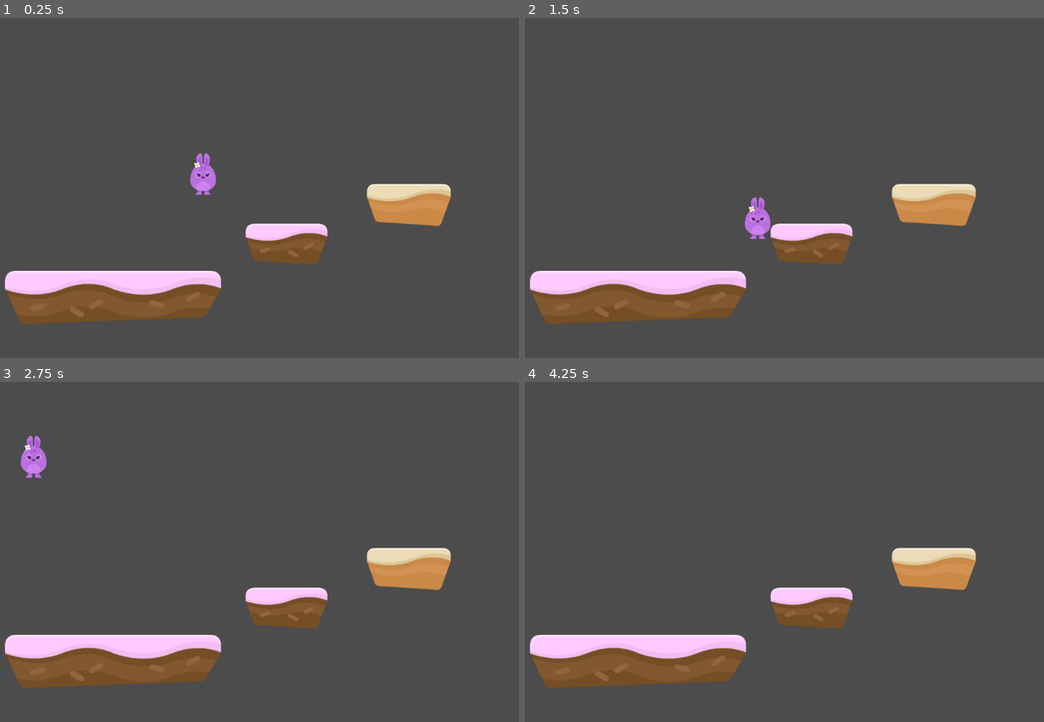
Above: before the commit, frames 1-4 (two rows, left to right).
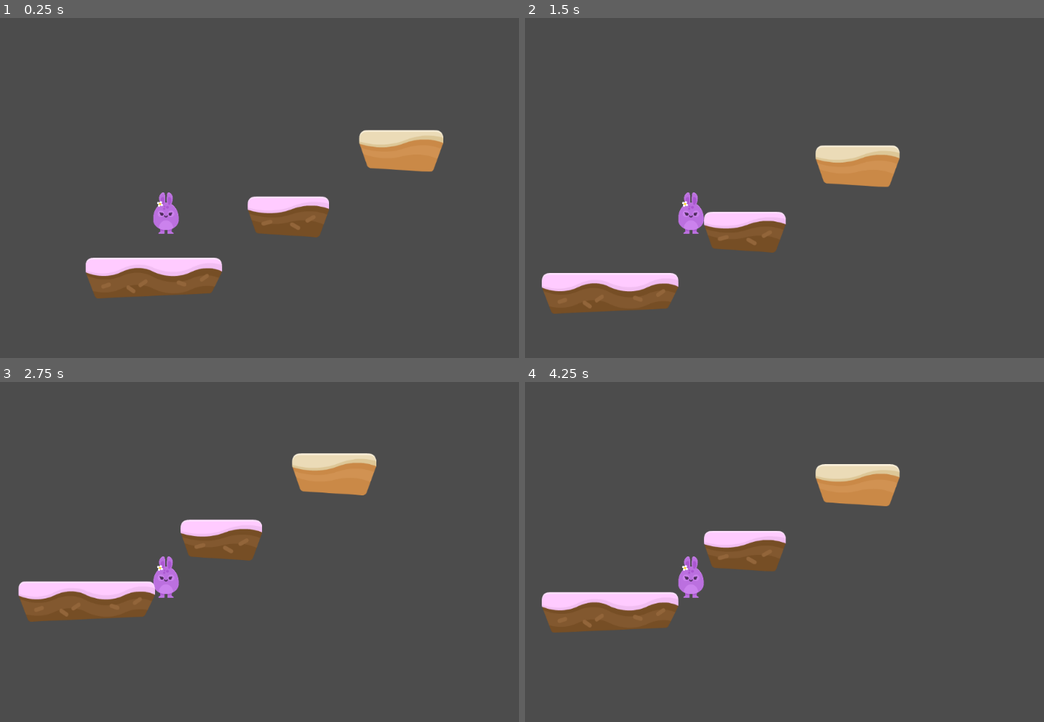
Above: after the commit, the same moments.

Repository: NipeaTmiK/Hoppy_game
Game: Godot game, scene res://Hoppy-Days-Assets/Scenes/Levels/Level 1.tscn
The game is run twice, just before and just after one commit, with the same random seed, the same clock (stepped at 60 frames per second) and the same inputs.
Inputs:
- Up to frame 1 (0.25 s): no input
- Up to frame 2 (1.5 s): hold D (right) from 0.53 s (still down); tap Space (jump) at 0.6, 0.77, 1.07, 1.35 s; tap Enter at 1.25 s
- Up to frame 3 (2.75 s): tap Space (jump) at 1.52, 1.82, 2.1 s; release D (right) at 2.03 s; hold A (left) from 2.03 s (still down)
- Up to frame 4 (4.25 s): release A (left) at 2.78 s; hold D (right) from 2.78 s (still down); tap Space (jump) at 2.85, 3.02, 3.32, 3.6, 3.77, 4.07 s

The runs differ from the first frame. In frame 1, 14% of the frame differs, in the area x 0-87%, y 32-90%; in frame 2, 11%; in frame 3, 16%, in the area x 0-87%, y 15-90%; in frame 4, 16%.

Commit message:
Update Ver. 2

Diff:
--- a/Hoppy-Days-Assets/GFX/Environment/Platfrom/Platfrom.tscn
+++ b/Hoppy-Days-Assets/GFX/Environment/Platfrom/Platfrom.tscn
@@ -4,7 +4,7 @@
 [ext_resource path="res://Hoppy-Days-Assets/GFX/Environment/ground_cake.png" type="Texture" id=2]
 
 [sub_resource type="RectangleShape2D" id=1]
-extents = Vector2( 195.55, 36.0591 )
+extents = Vector2( 109.702, 28.6245 )
 
 [node name="KinematicBody2D" type="KinematicBody2D"]
 script = ExtResource( 1 )
@@ -13,9 +13,10 @@
 }
 
 [node name="Sprite" type="Sprite" parent="."]
-position = Vector2( 0.724854, 0.478638 )
+position = Vector2( -69.1866, 11.9187 )
+scale = Vector2( 0.632045, 0.756595 )
 texture = ExtResource( 2 )
 
 [node name="CollisionShape2D" type="CollisionShape2D" parent="."]
-position = Vector2( 0.724854, -7.54947 )
+position = Vector2( -67.9153, 7.70395 )
 shape = SubResource( 1 )
--- a/Hoppy-Days-Assets/GFX/Environment/Platfrom/Platfrom2.tscn
+++ b/Hoppy-Days-Assets/GFX/Environment/Platfrom/Platfrom2.tscn
@@ -11,12 +11,13 @@
 }
 
 [node name="Sprite" type="Sprite" parent="."]
+position = Vector2( 0, -1.68657 )
 
 [node name="ground_sand_small" type="Sprite" parent="Sprite"]
-position = Vector2( 456.284, 242.218 )
+position = Vector2( 4.28333, -4.02098 )
 scale = Vector2( 0.737449, 0.737449 )
 texture = ExtResource( 1 )
 
 [node name="CollisionShape2D" type="CollisionShape2D" parent="."]
-position = Vector2( 453.156, 242.802 )
+position = Vector2( 2.84238, -1.75027 )
 shape = SubResource( 1 )
--- a/Hoppy-Days-Assets/GFX/Environment/Platfrom/Platfrom3.tscn
+++ b/Hoppy-Days-Assets/GFX/Environment/Platfrom/Platfrom3.tscn
@@ -6,6 +6,7 @@
 extents = Vector2( 61.5789, 30.4309 )
 
 [node name="KinematicBody2D" type="KinematicBody2D"]
+position = Vector2( 68.1981, 38.5468 )
 __meta__ = {
 "_edit_group_": true
 }
@@ -13,10 +14,10 @@
 [node name="Sprite" type="Sprite" parent="."]
 
 [node name="ground_cake_small" type="Sprite" parent="Sprite"]
-position = Vector2( 444.156, 232.12 )
+position = Vector2( 1.87613, -0.524384 )
 scale = Vector2( 0.717253, 0.717253 )
 texture = ExtResource( 1 )
 
 [node name="CollisionShape2D" type="CollisionShape2D" parent="."]
-position = Vector2( 444.317, 229.227 )
+position = Vector2( 2.03708, 2.75037 )
 shape = SubResource( 1 )
--- a/Hoppy-Days-Assets/GFX/Players/Player.gd
+++ b/Hoppy-Days-Assets/GFX/Players/Player.gd
@@ -1,10 +1,11 @@
 extends KinematicBody2D
 
 var motion = Vector2(0,0)
+var jump_count = 0
 
 export var SPEED = 500
 export var Gravity = 10
-export var jump_power = 500
+export var jump_power = 350
 const UP = Vector2 (0,-1)
 
 func _physics_process(delta):
@@ -22,8 +23,13 @@
 	motion.y += Gravity
 
 func jump():
-	if Input.is_action_just_pressed("jump"):
-		motion.y = -jump_power
+	if jump_count < 1:
+		if Input.is_action_just_pressed("jump"):
+			motion.y = -jump_power
+			jump_count = jump_count + 1
+	if is_on_floor():
+		jump_count = 0
+
 func walk():
 	if Input.is_action_pressed("left") and not Input.is_action_pressed("right"):
 		motion.x = -SPEED
--- a/Hoppy-Days-Assets/GFX/Players/Player.tscn
+++ b/Hoppy-Days-Assets/GFX/Players/Player.tscn
@@ -8,11 +8,8 @@
 height = 1.4027
 
 [node name="Player" type="KinematicBody2D"]
-position = Vector2( 1013.7, -610.833 )
+position = Vector2( 989.346, -619.966 )
 script = ExtResource( 1 )
-__meta__ = {
-"_edit_group_": true
-}
 
 [node name="Sprite" type="Sprite" parent="."]
 position = Vector2( -579.924, 970.076 )
@@ -23,3 +20,10 @@
 position = Vector2( -577.873, 968.774 )
 scale = Vector2( 22.1439, 19.747 )
 shape = SubResource( 1 )
+
+[node name="Camera2D" type="Camera2D" parent="."]
+position = Vector2( -471.304, 925.625 )
+current = true
+__meta__ = {
+"_edit_group_": true
+}
--- a/Hoppy-Days-Assets/Scenes/Levels/Level 1.tscn
+++ b/Hoppy-Days-Assets/Scenes/Levels/Level 1.tscn
@@ -8,13 +8,13 @@
 [node name="Level 1" type="Node2D"]
 
 [node name="Player" parent="." instance=ExtResource( 1 )]
-position = Vector2( 1048.62, -714.45 )
+position = Vector2( 994.014, -605.238 )
 
 [node name="KinematicBody2D" parent="." instance=ExtResource( 2 )]
-position = Vector2( 309.472, 492.316 )
+position = Vector2( 461.625, 487.485 )
 
 [node name="KinematicBody2D2" parent="." instance=ExtResource( 3 )]
-position = Vector2( 373.706, 87.4586 )
+position = Vector2( 822.919, 280.668 )
 
 [node name="KinematicBody2D3" parent="." instance=ExtResource( 4 )]
-position = Vector2( 170.628, 167.106 )
+position = Vector2( 627.085, 391.712 )
